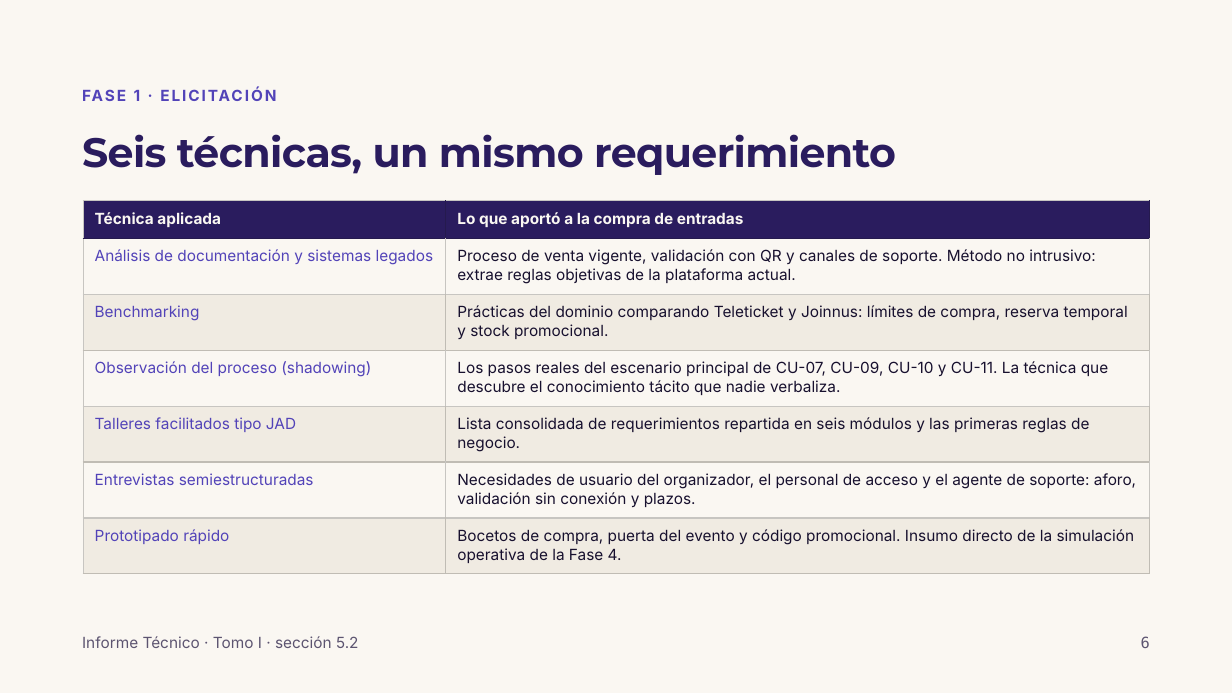
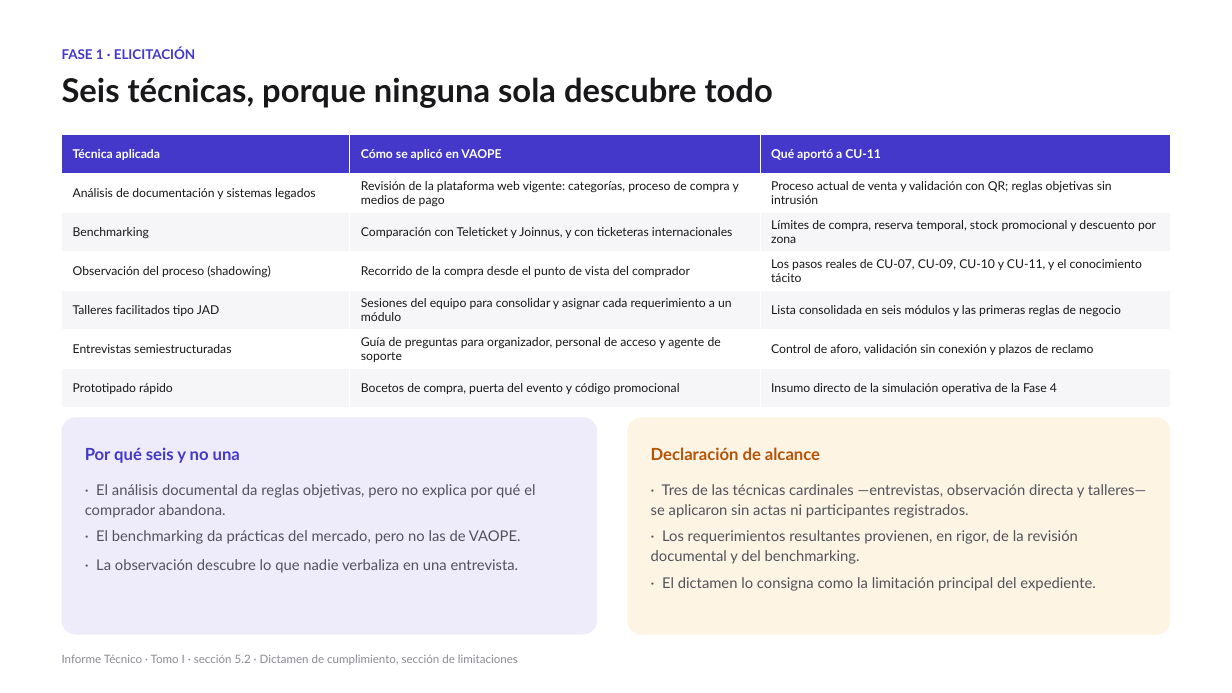
Before and after one commit to wdelgadoc/Grupo5-IR-UNFV, a slide deck: slide 5 of Presentacion_VAOPE_CU-11_Grupo_5.pptx (slide 6 before the commit). Drawn at 1232x693 pixels with LibreOffice and Linux fonts; fonts in the diff are those of the drawing. Boxes give left, top, right and bottom in pixels: in the first picture for what was removed or moved away, otherwise in the second. Text is boxed around its words. In the diff, an @@ line names an element or a change of style, - is before the commit and + after.

```diff
--- a/Presentacion_VAOPE_CU-11_Grupo_5.pptx
+++ b/Presentacion_VAOPE_CU-11_Grupo_5.pptx
@@ background #FAF7F2 to #FFFFFF @@
@@ text "FASE 1 · ELICITACIÓN": place and size @@
-text "FASE 1 · ELICITACIÓN" at (134,90,141,101)
+text "FASE 1 · ELICITACIÓN" at (62,47,195,59)
@@ text "FASE 1 · ELICITACIÓN" at (62,47,195,59): size 12 to 10.5 pt, font Inter to Lato, text colour #5243B8 to #4338CA, letter spacing 1.5 to 0 pt; line spacing 17.4pt to 1 @@
@@ text added at (62,77,773,108), 25.5 pt, text #18181B, bold @@
+Seis técnicas, porque ninguna sola descubre todo
@@ table at (62,134,1171,407) @@
-column 2: Lo que aportó a la compra de entradas | Proceso de venta vigente, validación con QR y canales de soporte. Método no intrusivo: extrae reglas objetivas de la plataforma actual. | Prácticas del dominio comparando Teleticket y Joinnus: límites de compra, reserva temporal y stock promocional. | Los pasos reales del escenario principal de CU-07, CU-09, CU-10 y CU-11. La técnica que descubre el conocimiento tácito que nadie verbaliza. | Lista consolidada de requerimientos repartida en seis módulos y las primeras reglas de negocio. | Necesidades de usuario del organizador, el personal de acceso y el agente de soporte: aforo, validación sin conexión y plazos. | Bocetos de compra, puerta del evento y código promocional. Insumo directo de la simulación operativa de la Fase 4.
+column 2: Cómo se aplicó en VAOPE | Revisión de la plataforma web vigente: categorías, proceso de compra y medios de pago | Comparación con Teleticket y Joinnus, y con ticketeras internacionales | Recorrido de la compra desde el punto de vista del comprador | Sesiones del equipo para consolidar y asignar cada requerimiento a un módulo | Guía de preguntas para organizador, personal de acceso y agente de soporte | Bocetos de compra, puerta del evento y código promocional
+column 3: Qué aportó a CU-11 | Proceso actual de venta y validación con QR; reglas objetivas sin intrusión | Límites de compra, reserva temporal, stock promocional y descuento por zona | Los pasos reales de CU-07, CU-09, CU-10 y CU-11, y el conocimiento tácito | Lista consolidada en seis módulos y las primeras reglas de negocio | Control de aforo, validación sin conexión y plazos de reclamo | Insumo directo de la simulación operativa de la Fase 4
@@ table: place and size @@
-table at (83,201,1151,574)
+table at (62,134,1171,407)
@@ title removed at (82,134,896,175) @@
-Seis técnicas, un mismo requerimiento
@@ rounded rectangle added at (62,418,598,635), fill #EEECFB @@
@@ rounded rectangle added at (628,418,1171,635), fill #FDF4E3 @@
@@ text added at (85,447,240,463), 13 pt, text #4338CA, bold @@
+Por qué seis y no una
@@ text added at (651,447,820,460), 13 pt, text #B45309, bold @@
+Declaración de alcance
@@ text added at (85,484,535,518), 11.5 pt, text #52525B @@
+· El análisis documental da reglas objetivas, pero no explica por qué el comprador abandona.
@@ text added at (651,484,1146,518), 11.5 pt, text #52525B @@
+· Tres de las técnicas cardinales —entrevistas, observación directa y talleres— se aplicaron sin actas ni participantes registrados.
@@ text added at (96,530,521,544), 11.5 pt, text #52525B @@
+· El benchmarking da prácticas del mercado, pero no las de VAOPE.
@@ text added at (651,530,1077,564), 11.5 pt, text #52525B @@
+· Los requerimientos resultantes provienen, en rigor, de la revisión documental y del benchmarking.
@@ text added at (96,559,519,573), 11.5 pt, text #52525B @@
+· La observación descubre lo que nadie verbaliza en una entrevista.
@@ text added at (662,577,1095,591), 11.5 pt, text #52525B @@
+· El dictamen lo consigna como la limitación principal del expediente.
@@ text at (62,654,518,665): text changed; size 12 to 9 pt; font Inter to Lato; text colour #5C5470 to #8A8A94 @@
-Informe Técnico · Tomo I · sección 5.2
+Informe Técnico · Tomo I · sección 5.2 · Dictamen de cumplimiento, sección de limitaciones
@@ text removed at (1141,636,1150,648) @@
-6
```
Also in this commit, not shown: 17 other slides changed, 12 slides added, 13 slides removed.
